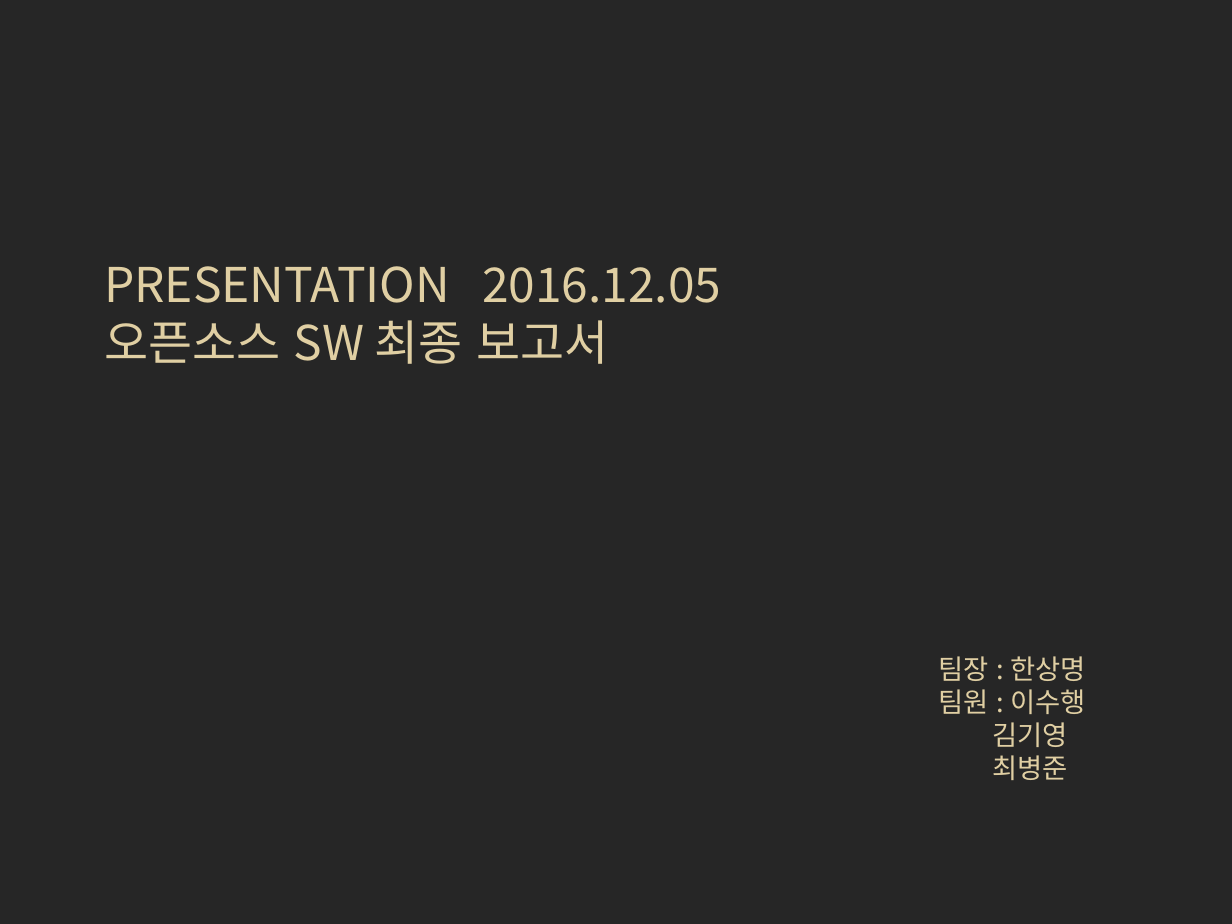
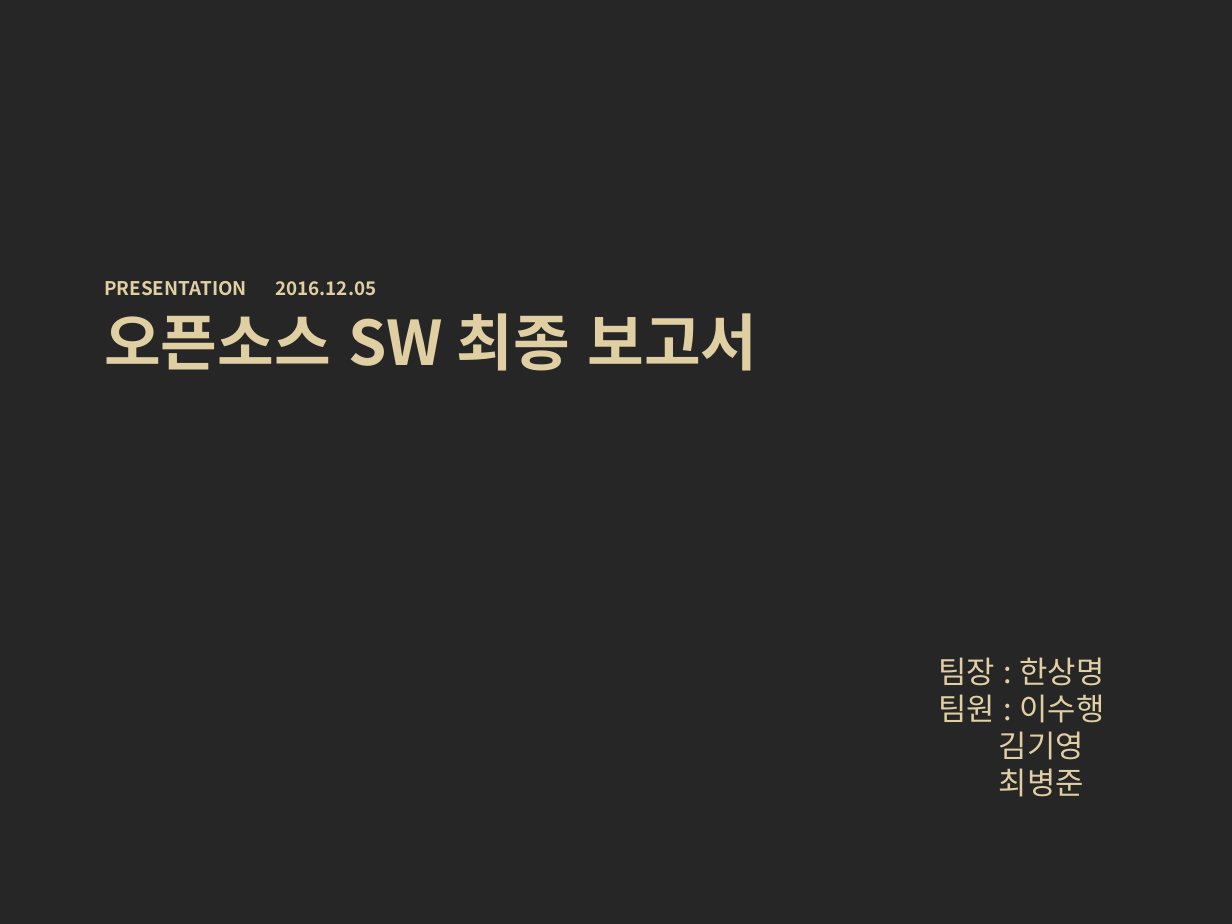
Before and after one commit to KYKimKing/Project_OS, a slide deck: slide 1 of 오픈소스최종발표자료v6.pptx. Drawn at 1232x924 pixels with LibreOffice and Linux fonts; fonts in the diff are those of the drawing. Boxes give left, top, right and bottom in pixels: in the first picture for what was removed or moved away, otherwise in the second. Text is boxed around its words. In the diff, an @@ line names an element or a change of style, - is before the commit and + after.

```diff
--- a/오픈소스최종발표자료v6.pptx
+++ b/오픈소스최종발표자료v6.pptx
@@ text "PRESENTATION 2016.12.05" at (104, 281, 757, 371): size 28 to 11 pt in "PRESENTATION 2016.12.05"; bold on; size 28 to 36 pt in "오픈소스 SW 최종 보고서" @@
@@ text "팀장 : 한상명" at (939, 657, 1104, 797): size 16 to 18 pt @@
```
Also in this commit, not shown: 16 other slides changed, 4 other files.
